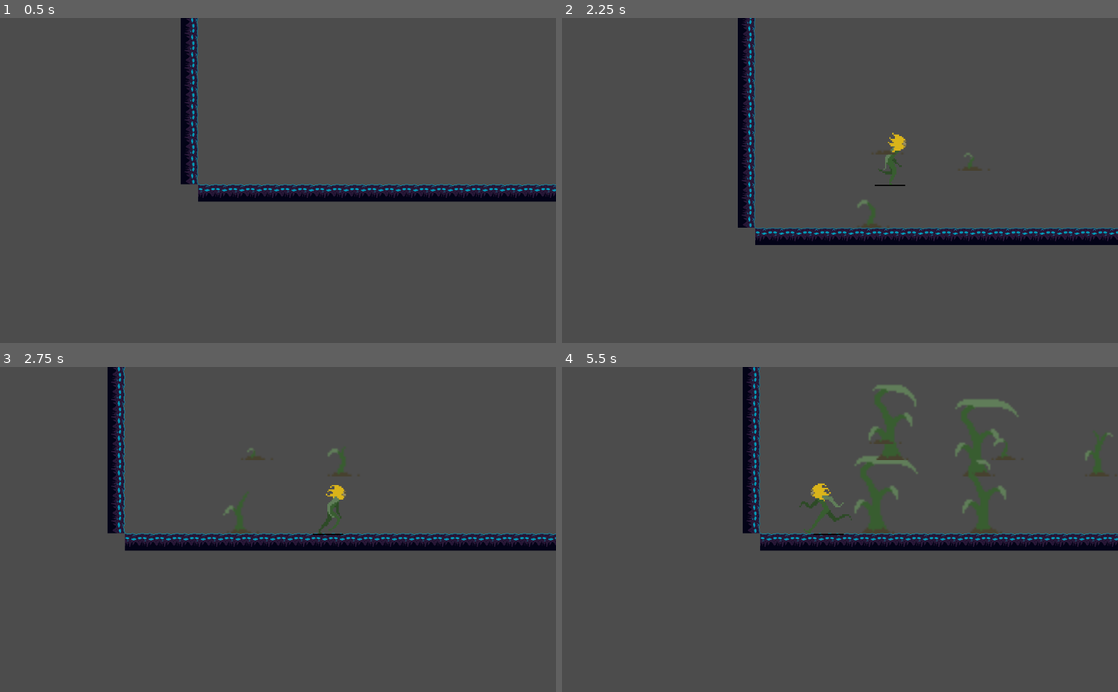
Above: before the commit, frames 1-4 (two rows, left to right).
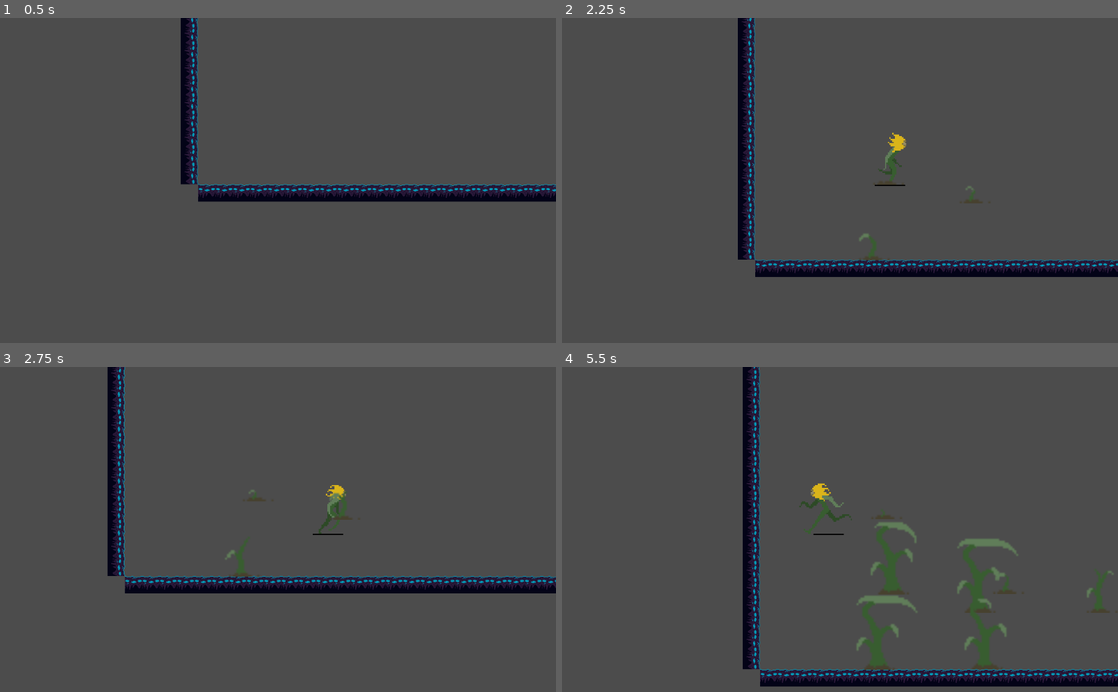
Above: after the commit, the same moments.

Repository: SpencerClark5/Bloom
Game: Godot game, scene res://Scenes/Game.tscn
The game is run twice, just before and just after one commit, with the same random seed, the same clock (stepped at 60 frames per second) and the same inputs.
Inputs:
- Up to frame 1 (0.5 s): no input
- Up to frame 2 (2.25 s): hold D (Right) 0.53-1.28 s; tap P (Plant) at 0.6, 1.35, 2.1 s; tap Space (Jump) at 0.77, 1.52 s; hold A (Left) 1.28-2.03 s; hold D (Right) from 2.03 s (still down)
- Up to frame 3 (2.75 s): keep holding D (Right)
- Up to frame 4 (5.5 s): tap P (Plant) every 0.75 s from 2.85 to 5.1 s; tap Space (Jump) at 3.02, 3.77, 4.52 s; release D (Right) at 3.53 s; hold A (Left) from 3.53 s (still down)

Frame 1 is identical in both runs. In frame 2, 8.1% of the frame differs, in the area x 31-100%, y 0-80%; in frame 3, 9.5%; in frame 4, 13%, in the area x 32-100%, y 0-99%.

Commit message:
PLANT COLIDER

Diff:
--- a/BloomGame/Scenes/Plant.tscn
+++ b/BloomGame/Scenes/Plant.tscn
@@ -20,6 +20,9 @@
 [ext_resource path="res://Art/Character_Art/Small Plant Anim/Plant_Anim_15.png" type="Texture" id=18]
 [ext_resource path="res://Art/Character_Art/Small Plant Anim/Plant_Anim_18.png" type="Texture" id=19]
 [ext_resource path="res://Art/Character_Art/Small Plant Anim/Plant_Anim_13.png" type="Texture" id=20]
+
+[sub_resource type="RectangleShape2D" id=1]
+extents = Vector2( 50.75, 2 )
 
 [sub_resource type="SpriteFrames" id=2]
 animations = [ {
@@ -72,17 +75,19 @@
 "values": [ 0 ]
 }
 
-[sub_resource type="RectangleShape2D" id=1]
-extents = Vector2( 60.5, 10 )
-
 [node name="Node2D" type="Node2D"]
 script = ExtResource( 1 )
 
 [node name="KinematicBody2D" type="KinematicBody2D" parent="."]
 
+[node name="CollisionShape2D" type="CollisionShape2D" parent="KinematicBody2D"]
+position = Vector2( 60.25, -170 )
+shape = SubResource( 1 )
+one_way_collision = true
+
 [node name="AnimatedSprite" type="AnimatedSprite" parent="."]
-position = Vector2( 90, -150 )
-scale = Vector2( 3.65, 3.65 )
+position = Vector2( 90, -144 )
+scale = Vector2( 3.5, 3.5 )
 frames = SubResource( 2 )
 animation = "Plant"
 
@@ -90,7 +95,3 @@
 root_node = NodePath("../AnimatedSprite")
 anims/PlantAnim = SubResource( 3 )
 anims/RESET = SubResource( 4 )
-
-[node name="CollisionShape2D" type="CollisionShape2D" parent="."]
-position = Vector2( 89, -53 )
-shape = SubResource( 1 )
